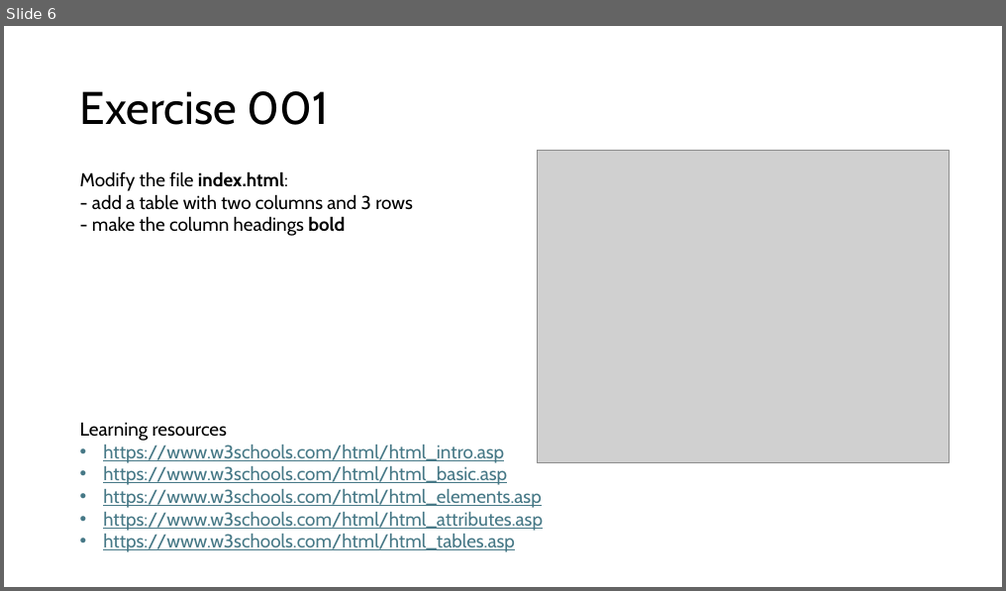
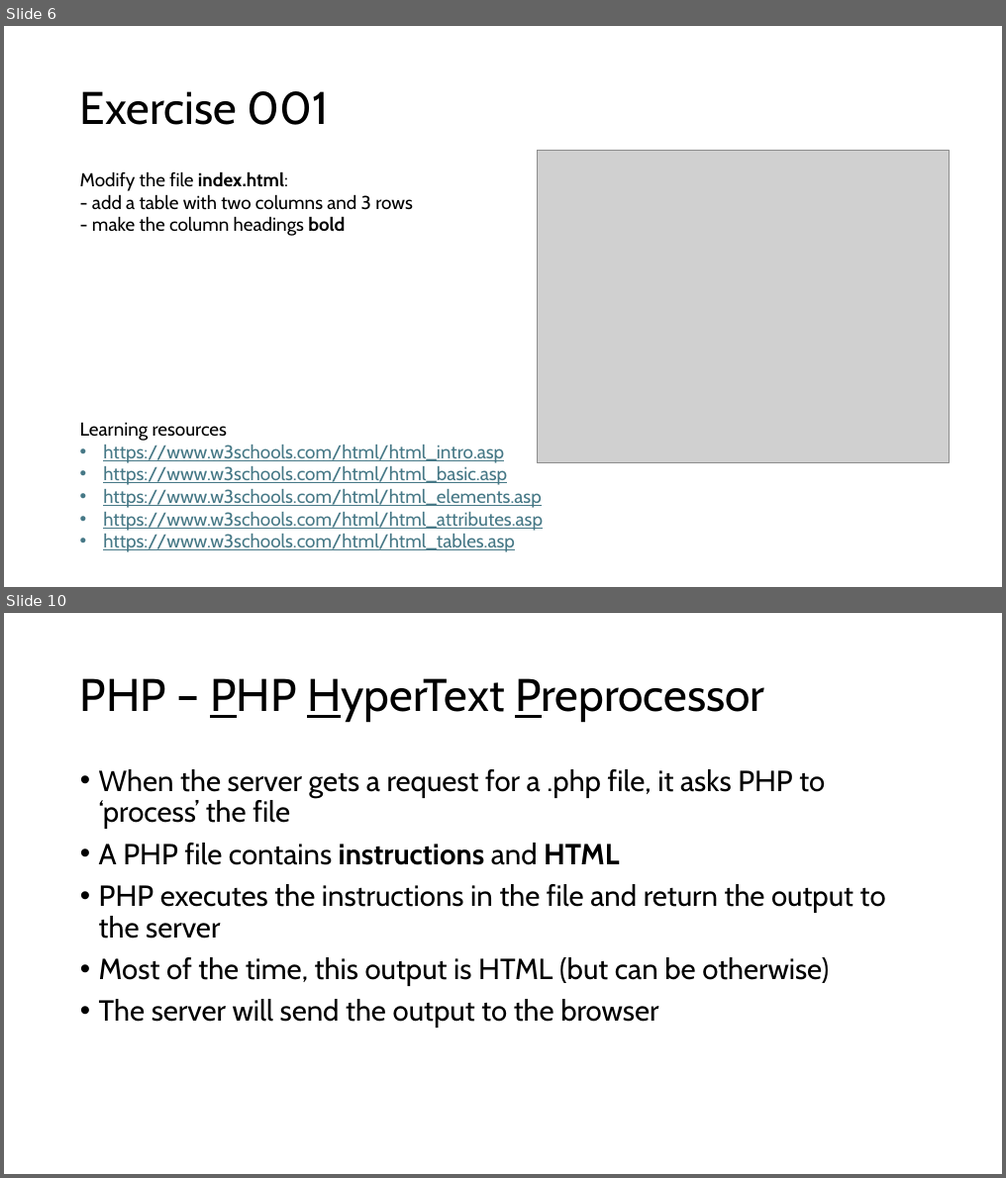
Before and after one commit to mlindhout/webdev, a slide deck: Web Development.pptx. Shown one above the other, each under a label of ours: slide 6 before the commit, slides 6 and 10 after it; the slides between them are not shown. The pictures are 1006x591 and 1006x1178 pixels, drawn with LibreOffice and Linux fonts; fonts in the diff are those of the drawing; grey boxes stand for pictures. Boxes give left, top, right and bottom in pixels: in the first picture for what was removed or moved away, otherwise in the second. Text is boxed around its words. In the diff, an @@ line names an element or a change of style, - is before the commit and + after.

```diff
--- a/Web Development.pptx
+++ b/Web Development.pptx
@@ slide 10 added at (4,613,1002,1174), background #FFFFFF @@
@@ title added at (80,678,764,722), 44 pt, text #000000 @@
+PHP – PHP HyperText Preprocessor
@@ text added at (99,769,886,1028), 28 pt, text #000000 @@
+• When the server gets a request for a .php file, it asks PHP to ‘process’ the file
+• A PHP file contains instructions and HTML
+• PHP executes the instructions in the file and return the output to the server
+• Most of the time, this output is HTML (but can be otherwise)
+• The server will send the output to the browser
```
Also in this commit, not shown: 2 slides changed, 4 other slides added.
